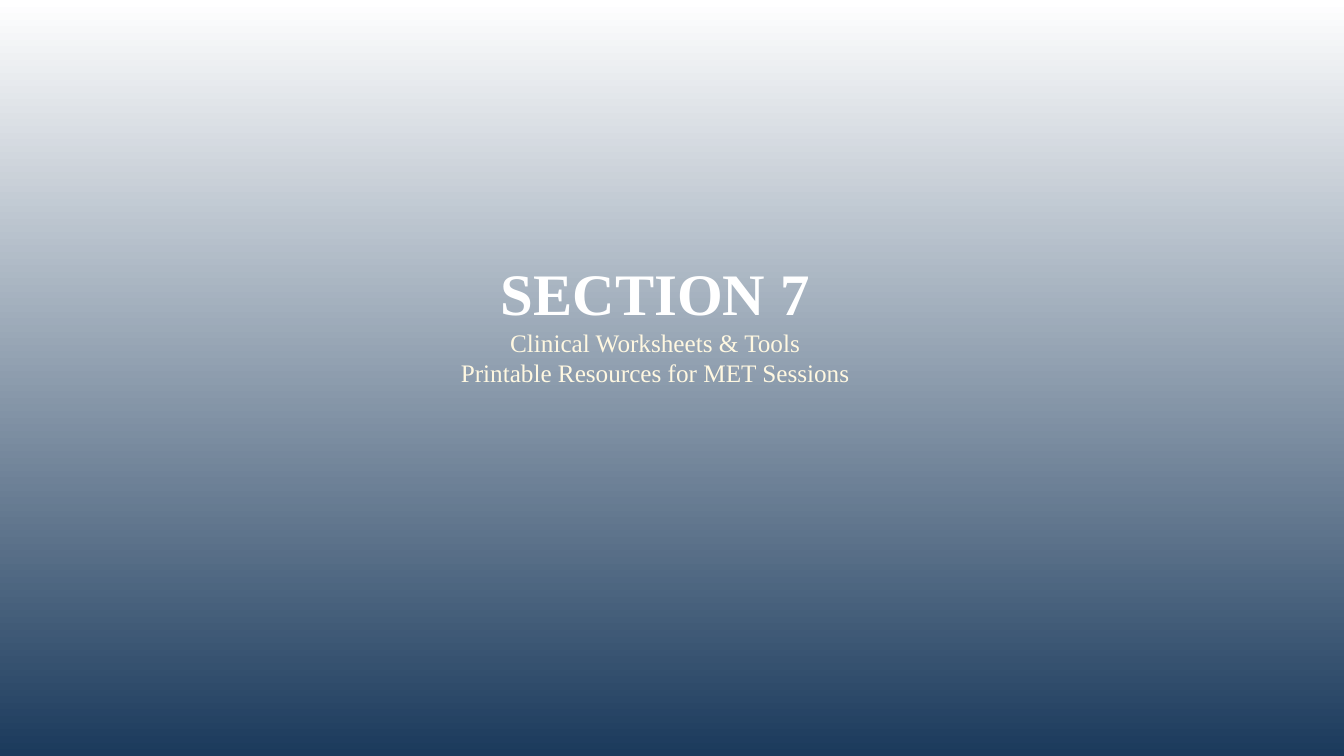
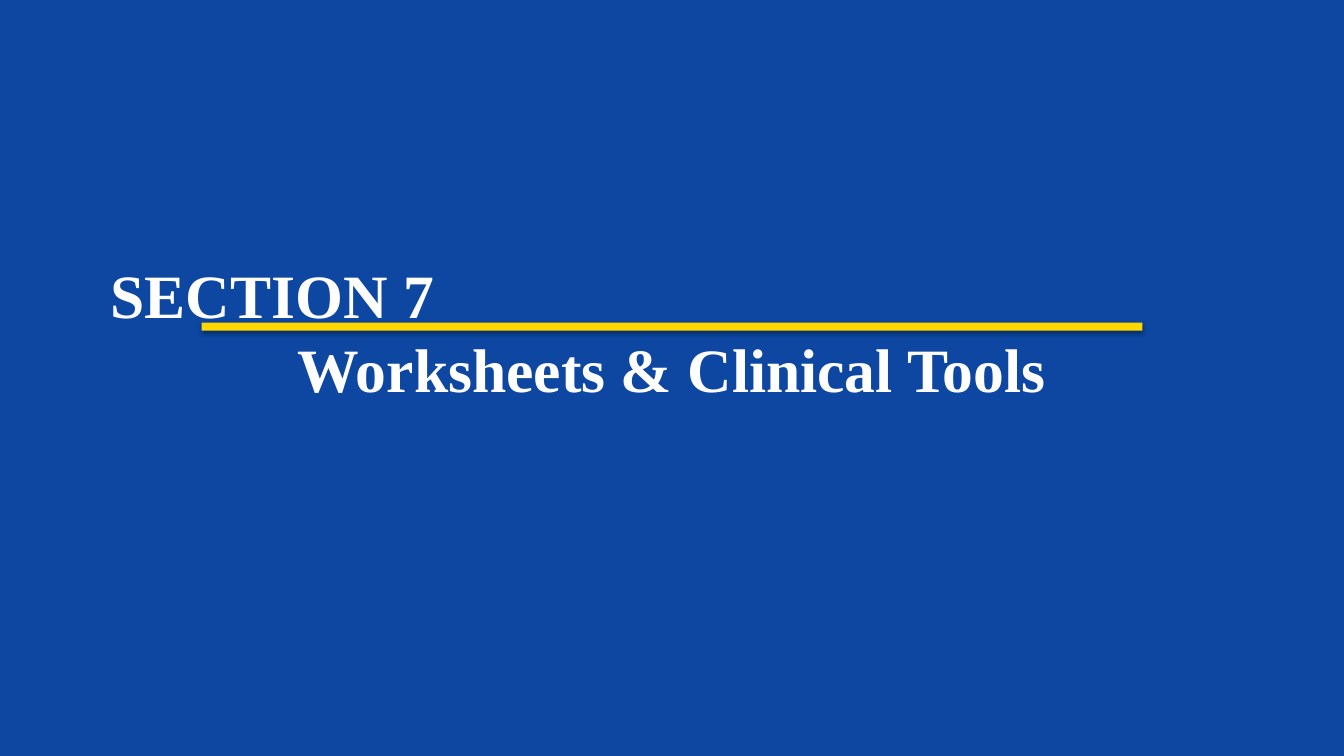
Before and after one commit to tejasdangodra786-byte/Dango-kiro, a slide deck: slide 51 of MET_Comprehensive_Presentation.pptx (slide 38 before the commit). Drawn at 1344x756 pixels with LibreOffice and Linux fonts; fonts in the diff are those of the drawing. Boxes give left, top, right and bottom in pixels: in the first picture for what was removed or moved away, otherwise in the second. Text is boxed around its words. In the diff, an @@ line names an element or a change of style, - is before the commit and + after.

Commit message:
Add MET comprehensive 80-slide presentation (v5)
- Created create_met_v5.py: complete Python script generating 80 slides
- Generated MET_Comprehensive_Presentation.pptx with:
  * 10 color-coded sections
  * Strict layout zones (no overlap)
  * Times New Roman throughout (36pt titles, 14pt content)
  * Widescreen 13.333 x 7.5 inches
  * References on every content slide
  * Clinical dialogue examples, worksheets, case conceptualization
  * Based on MET Manual (Miller et al., 1992) & NIMHANS (2016)

```diff
--- a/MET_Comprehensive_Presentation.pptx
+++ b/MET_Comprehensive_Presentation.pptx
@@ rectangle at box(0, 0, 1344, 756): fill gradient #1B3A5C to #FFFFFF to #0D47A1 @@
@@ text at box(111, 277, 1045, 393): text changed; size 18 to 44 pt; text colour #FFF8E1 to #FFFFFF; bold on @@
-SECTION 7
-Clinical Worksheets & Tools
-Printable Resources for MET Sessions
+SECTION 7
+Worksheets & Clinical Tools
@@ rectangle added at box(202, 323, 1142, 331), fill #FFD700 @@
```
Also in this commit, not shown: 12 other slides changed, 67 slides added, 66 slides removed, 1 other file.
